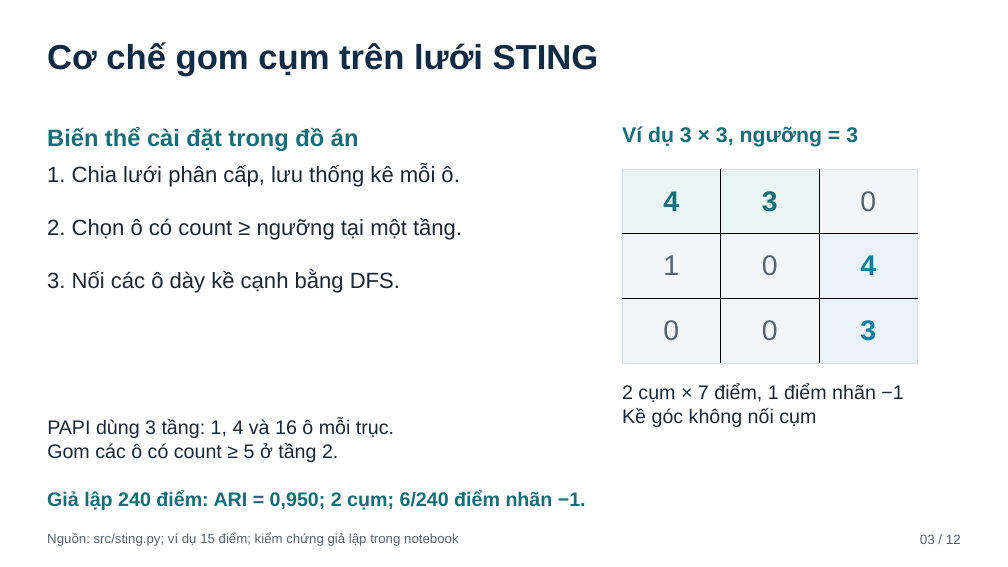
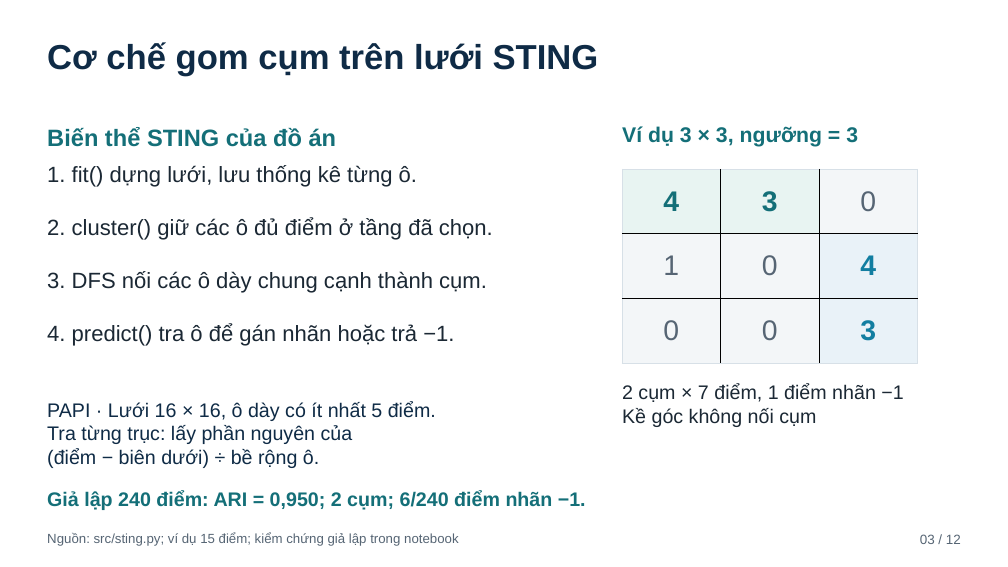
Before and after one commit to JasonTM17/Grid_Based_Sociology, a slide deck: slide 3 of assets/sting_papi_slides_template.pptx. Drawn at 1008x567 pixels with LibreOffice and Linux fonts; fonts in the diff are those of the drawing. Boxes give left, top, right and bottom in pixels: in the first picture for what was removed or moved away, otherwise in the second. Text is boxed around its words. In the diff, an @@ line names an element or a change of style, - is before the commit and + after.

```diff
--- a/assets/sting_papi_slides_template.pptx
+++ b/assets/sting_papi_slides_template.pptx
@@ text at bbox=[47, 127, 337, 147]: text changed @@
-Biến thể cài đặt trong đồ án
+Biến thể STING của đồ án
@@ text at bbox=[47, 165, 493, 346]: text changed @@
-1. Chia lưới phân cấp, lưu thống kê mỗi ô.
-2. Chọn ô có count ≥ ngưỡng tại một tầng.
-3. Nối các ô dày kề cạnh bằng DFS.
+1. fit() dựng lưới, lưu thống kê từng ô.
+2. cluster() giữ các ô đủ điểm ở tầng đã chọn.
+3. DFS nối các ô dày chung cạnh thành cụm.
+4. predict() tra ô để gán nhãn hoặc trả −1.
@@ text at bbox=[47, 402, 436, 468]: text changed; text colour #1B2834 to #0F2B46 @@
-PAPI dùng 3 tầng: 1, 4 và 16 ô mỗi trục.
-Gom các ô có count ≥ 5 ở tầng 2.
+PAPI · Lưới 16 × 16, ô dày có ít nhất 5 điểm.
+Tra từng trục: lấy phần nguyên của
+(điểm − biên dưới) ÷ bề rộng ô.
```
Also in this commit, not shown: 7 other slides changed, 1 slide added, 1 slide removed, 49 other files.
